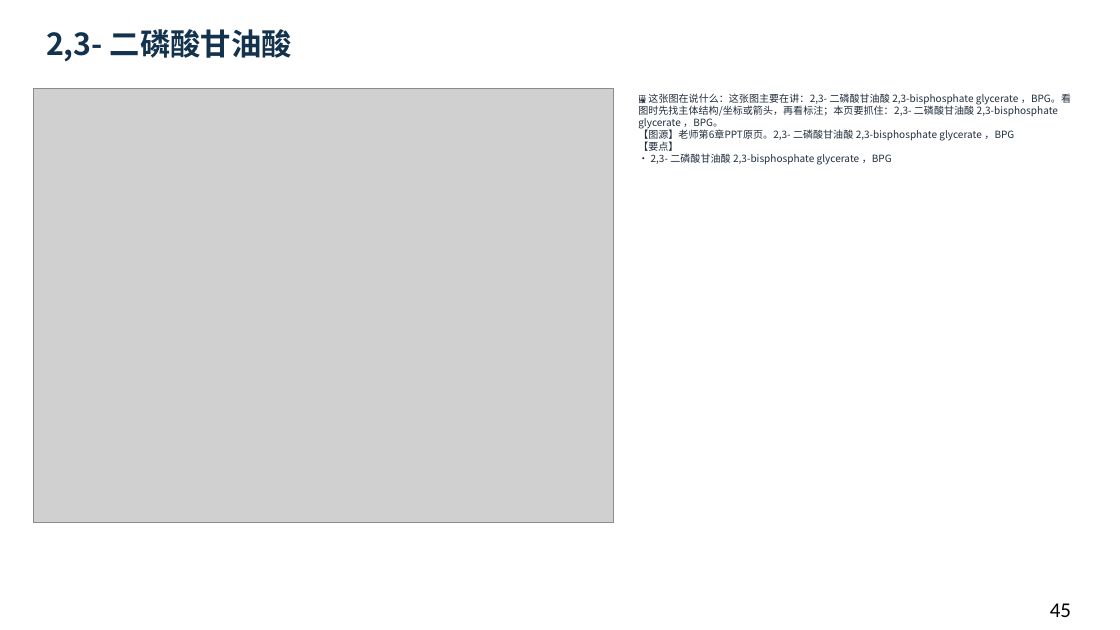
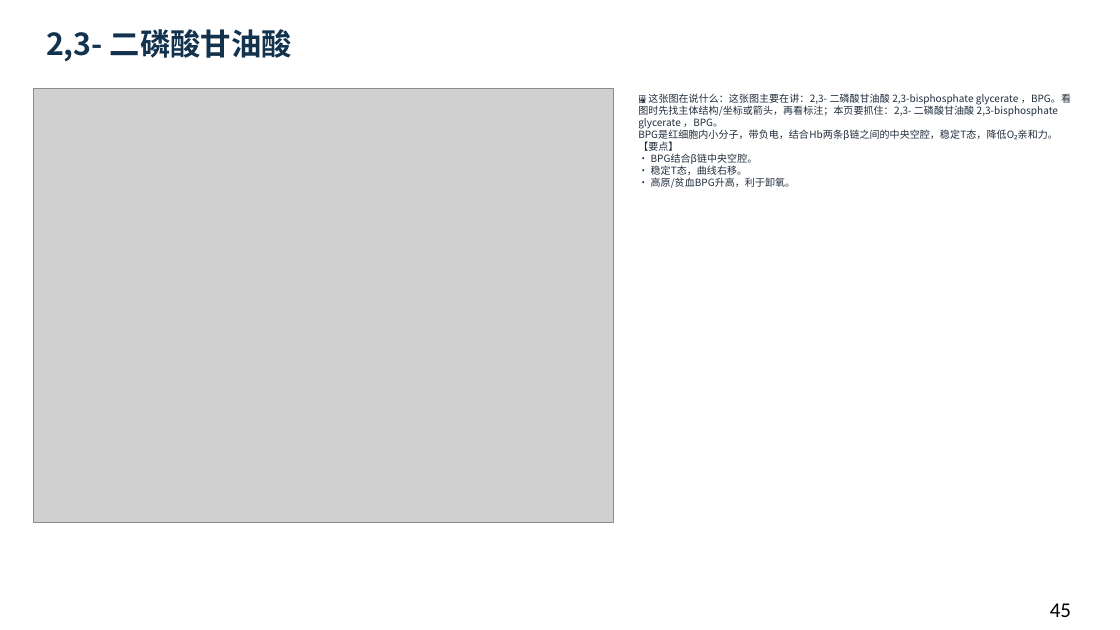
Before and after one commit to newkan-li/Biochemistry, a slide deck: slide 45 of downloads/bc04-ai-style.pptx. Drawn at 1120x630 pixels with LibreOffice and Linux fonts; fonts in the diff are those of the drawing; grey boxes stand for pictures. Boxes give left, top, right and bottom in pixels: in the first picture for what was removed or moved away, otherwise in the second. Text is boxed around its words. In the diff, an @@ line names an element or a change of style, - is before the commit and + after.

```diff
--- a/downloads/bc04-ai-style.pptx
+++ b/downloads/bc04-ai-style.pptx
@@ text at (638,93,1071,188): text changed @@
-🖼 这张图在说什么：这张图主要在讲：2,3- 二磷酸甘油酸 2,3-bisphosphate glycerate ，BPG。看图时先找主体结构/坐标或箭头，再看标注；本页要抓住：2,3- 二磷酸甘油酸 2,3-bisphosphate glycerate ，BPG。
-【图源】老师第6章PPT原页。2,3- 二磷酸甘油酸 2,3-bisphosphate glycerate ，BPG
-【要点】
-• 2,3- 二磷酸甘油酸 2,3-bisphosphate glycerate ，BPG
+🖼 这张图在说什么：这张图主要在讲：2,3- 二磷酸甘油酸 2,3-bisphosphate glycerate ，BPG。看图时先找主体结构/坐标或箭头，再看标注；本页要抓住：2,3- 二磷酸甘油酸 2,3-bisphosphate glycerate ，BPG。
+BPG是红细胞内小分子，带负电，结合Hb两条β链之间的中央空腔，稳定T态，降低O₂亲和力。
+【要点】
+• BPG结合β链中央空腔。
+• 稳定T态，曲线右移。
+• 高原/贫血BPG升高，利于卸氧。
```
Also in this commit, not shown: 16 other slides changed, 6 slides added, 6 other files.
